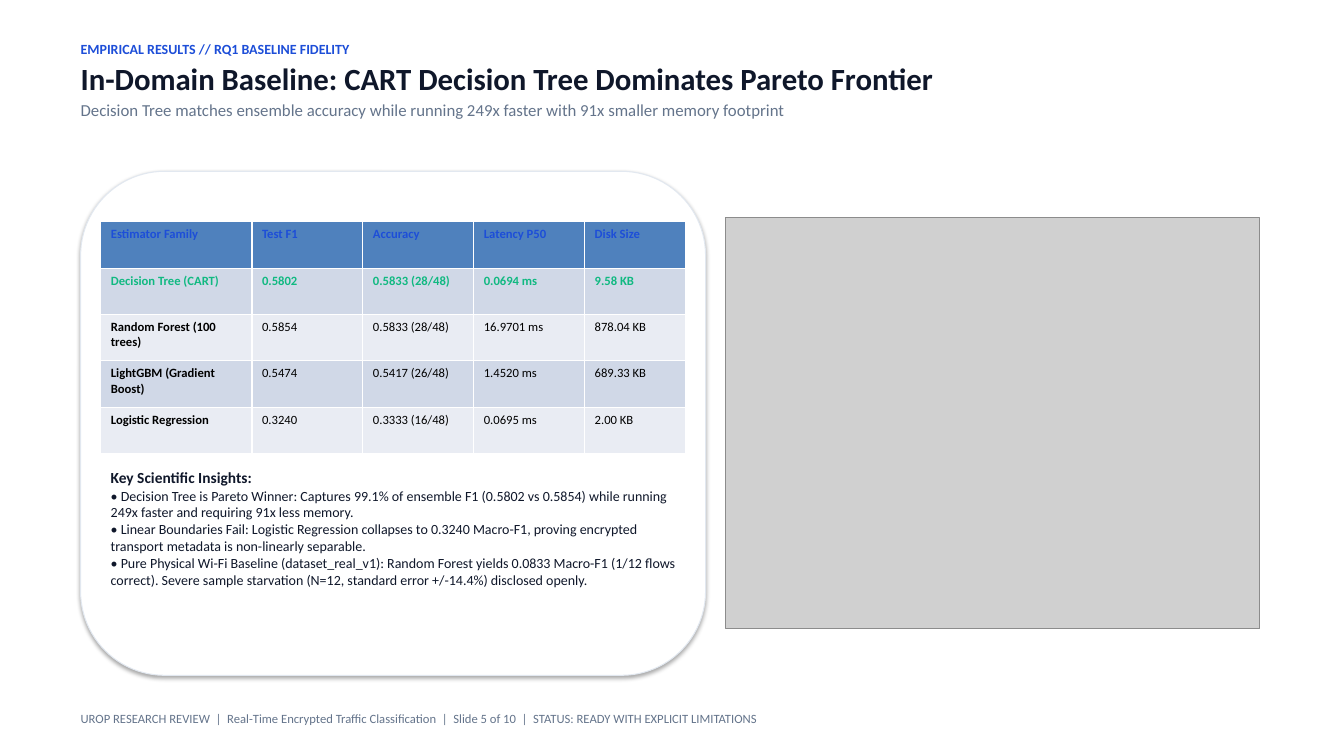
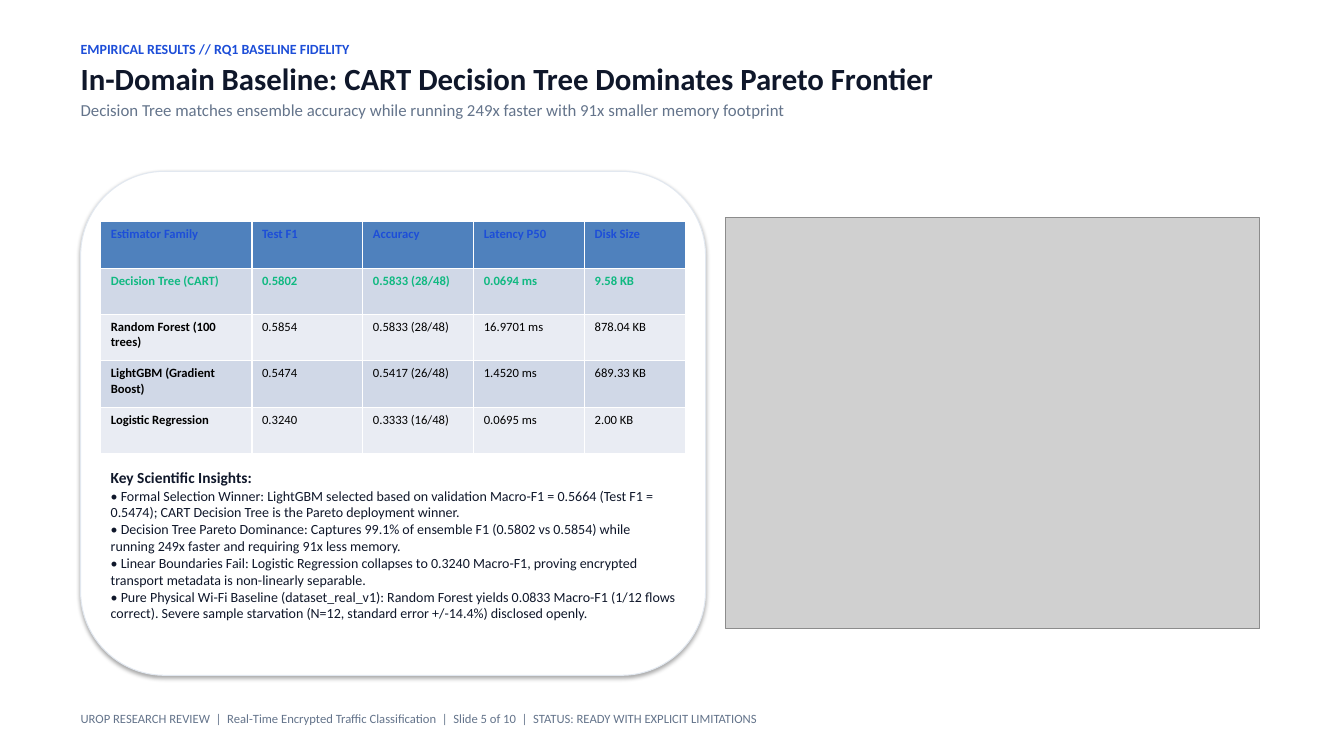
Before and after one commit to rishik1072/encrypted-traffic-classification-UROP, a slide deck: slide 5 of docs/presentation/UROP_Research_Presentation.pptx. Drawn at 1344x756 pixels with LibreOffice and Linux fonts; fonts in the diff are those of the drawing; grey boxes stand for pictures. Boxes give left, top, right and bottom in pixels: in the first picture for what was removed or moved away, otherwise in the second. Text is boxed around its words. In the diff, an @@ line names an element or a change of style, - is before the commit and + after.

Commit message:
feat: add research v3 dataset collection, scripts, and final UROP report and presentation

```diff
--- a/docs/presentation/UROP_Research_Presentation.pptx
+++ b/docs/presentation/UROP_Research_Presentation.pptx
@@ text at bbox=[111, 491, 642, 554]: text changed @@
-• Decision Tree is Pareto Winner: Captures 99.1% of ensemble F1 (0.5802 vs 0.5854) while running 249x faster and requiring 91x less memory.
+• Formal Selection Winner: LightGBM selected based on validation Macro-F1 = 0.5664 (Test F1 = 0.5474); CART Decision Tree is the Pareto deployment winner.
+• Decision Tree Pareto Dominance: Captures 99.1% of ensemble F1 (0.5802 vs 0.5854) while running 249x faster and requiring 91x less memory.
```
Also in this commit, not shown: 33 other files.
